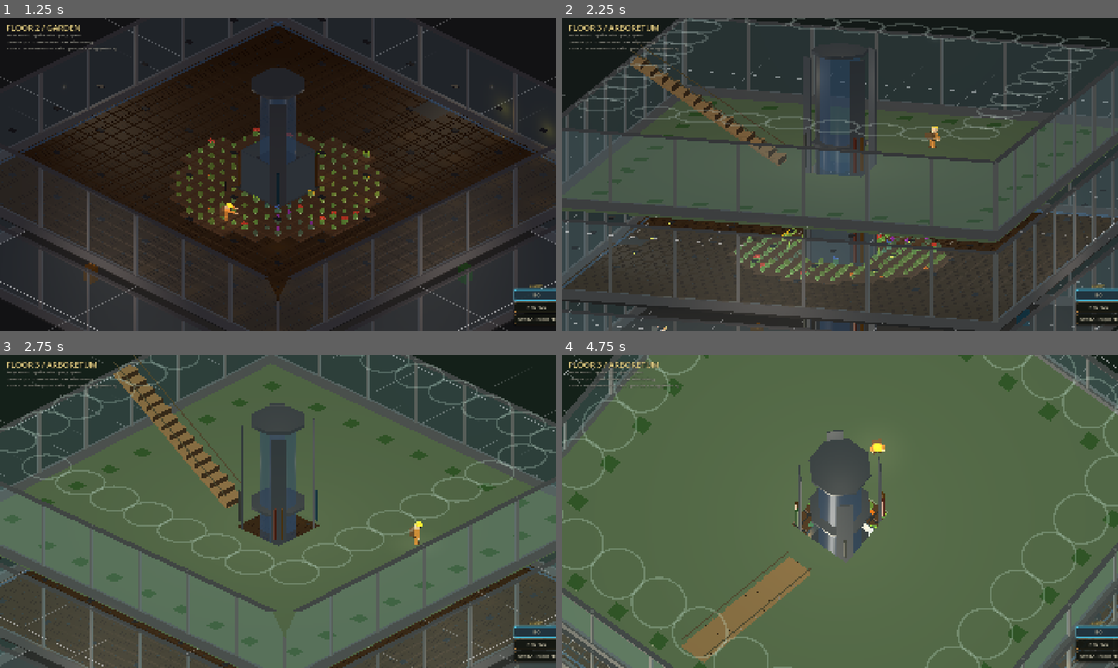
Above: before the commit, frames 1-4 (two rows, left to right).
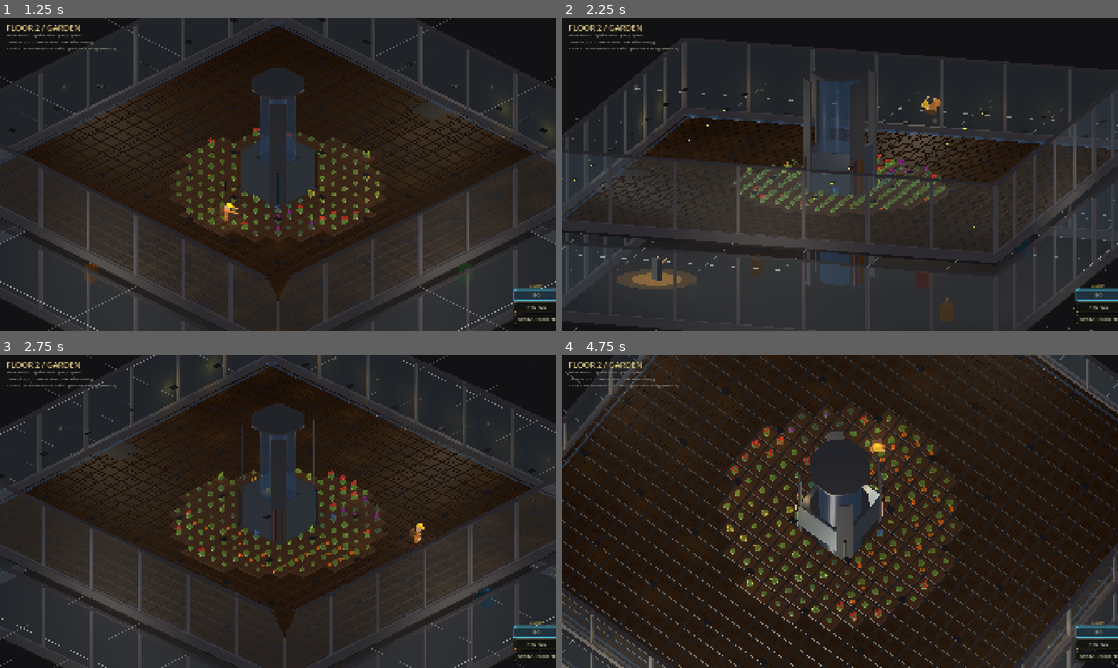
Above: after the commit, the same moments.

Repository: jaredclarkgay/space-tower-iso
Game: Godot game, scene res://scenes/tower/tower.tscn
The game is run twice, just before and just after one commit, with the same random seed, the same clock (stepped at 60 frames per second) and the same inputs.
Inputs (mouse positions are in pixels of both pictures, inside the frame that each line leads up to):
- Up to frame 1 (1.25 s): tap Enter at 0.5 s; move the mouse to (400, 158) at 0.52 s; hold D (move_right) from 0.53 s (still down); hold Space (jump) from 0.53 s (still down); click (400, 158) at 0.67 s
- Up to frame 2 (2.25 s): release D (move_right) at 1.25 s; release Space (jump) at 1.25 s; drag from (728, 190) to (812, 237) at 1.27 s; tap Space (jump) at 2 s; move the mouse to (895, 105) at 2.02 s; hold D (move_right) from 2.03 s (still down); hold Q (camera_rotate_left) from 2.03 s (still down)
- Up to frame 3 (2.75 s): keep holding D (move_right); keep holding Q (camera_rotate_left); tap Space (jump) at 2.3 s
- Up to frame 4 (4.75 s): release D (move_right) at 2.75 s; release Q (camera_rotate_left) at 2.75 s; drag from (812, 574) to (673, 464) at 2.77 s; tap Enter at 3.5 s; move the mouse to (1006, 558) at 3.52 s; hold A (move_left) 3.53-4.25 s; hold Mouse wheel up (camera_zoom_in) 3.53-4.25 s; tap Space (jump) at 3.77, 3.8, 4.07 s; drag from (673, 464) to (756, 433) at 4.27 s

Frame 1 is identical in both runs. In frame 2, 52% of the frame differs, in the area x 0-100%, y 0-100%; in frame 3, 83%; in frame 4, 95%.

Commit message:
fix(tower): jumps clear ceilings unobstructed but never land you above
Per playtest feedback: on regular floors you should jump as high as you
can, pass straight up through where the ceiling is, and fall back to the
SAME floor — not land on the floor above. Floor 3's glass canopy stays
the one solid ceiling you bonk.

Moves the gating from the player's velocity-toggled collision mask
(which re-enabled on descent and caught you on the floor above) to the
slab bodies themselves: the tower switches each regular floor's SlabBody
collision_layer off when it's above your current floor. Because the
current floor only updates while grounded, the floors above stay
pass-through for the whole jump. The Canopy slab is never gated, so it
keeps blocking. Verified with a physics harness (Floor 2 peaks ~9 m, no
bonk, lands on 2; Floor 3 bonks the canopy, lands on 3). Supersedes the
F-021 mechanism; rule + F-023 updated.

Co-Authored-By: Claude Opus 4.8 (1M context) <noreply@anthropic.com>

Diff:
--- a/scenes/floor_2/iso_player.gd
+++ b/scenes/floor_2/iso_player.gd
@@ -506,10 +506,14 @@
 		_flip_pivot.rotation.x = 0.0
 		_flip_airtime_elapsed = 0.0
 
-	# One-way-up: while rising, ignore regular floor slabs (layer 2) so the jump
-	# passes UP through them; the Canopy ceiling (layer 1) still blocks. Falling
-	# re-enables them so we land on every floor from above.
-	set_collision_mask_value(2, velocity.y <= 0.1)
+	# Jumps are unobstructed by ceilings but never land you on the floor above.
+	# The tower (tower_controller.gd) gates each floor's slab collision by the
+	# player's CURRENT floor — floors above are made non-colliding — so a jump
+	# arcs up through where the ceiling is and falls back to the SAME floor.
+	# Vertical travel between floors is stairs + elevator, not jumping. The
+	# Canopy slab (layer 1) stays solid as the one narrative glass ceiling, so
+	# bonking it on Floor 3 still blocks. The player therefore keeps its
+	# slab-collision mask (layer 2) on at all times — see set in _ready().
 	move_and_slide()
 
 	# Visual facing: smoothly rotate visual root toward movement direction.
@@ -864,8 +868,9 @@
 	floor_max_angle = deg_to_rad(50.0)
 	floor_snap_length = 0.6
 	up_direction = Vector3.UP
-	# Collide with regular floor slabs (layer 2) by default; _physics_process
-	# drops this while rising so jumps pass UP through to the floor above.
+	# Collide with regular floor slabs (layer 2) at all times. Jumping up through
+	# a ceiling is handled by the tower toggling the floor-above slab's own
+	# collision off (not the player's mask), so this stays on permanently.
 	set_collision_mask_value(2, true)
 
 
--- a/scenes/tower/tower_controller.gd
+++ b/scenes/tower/tower_controller.gd
@@ -62,7 +62,14 @@
 			continue
 		var base_y: float = float(int(f.level) - 1) * story
 		node.position.y = base_y          # geometry (built local) rides up with the node
-		_floors.append({"node": node, "level": int(f.level), "name": String(f.name), "base_y": base_y})
+		# Regular floors build their slab as a StaticBody3D named "SlabBody"
+		# (FloorChrome.build_slab). We toggle its collision per current floor so
+		# a jump passes UP through the ceiling and falls back to the same floor
+		# (never lands above). The Canopy's slab is "TiledSlabBody" and is NOT
+		# found here, so its collision is left permanently on — the one glass
+		# ceiling you can bonk (3 → 4).
+		var slab: StaticBody3D = _find_slab_body(node)
+		_floors.append({"node": node, "level": int(f.level), "name": String(f.name), "base_y": base_y, "slab": slab})
 	# The tower owns the player spawn (derived from the floor heights), not the
 	# .tscn — keeps it correct if the story height changes.
 	if _player and not _floors.is_empty():
@@ -91,22 +98,32 @@
 	if _player == null or _floors.is_empty():
 		return
 	# Only change floors when GROUNDED — so jumping (or bonking the ceiling)
-	# never reveals the floor above or moves the camera off your floor. You
-	# change floors by landing (walk up the stairs, or jump up through a ring).
+	# never reveals the floor above or moves the camera off your floor. It also
+	# keeps the floor-above slab gating (below) frozen mid-jump, so a jump arcs
+	# up through the ceiling and falls back to the SAME floor. You change floors
+	# by riding the elevator or walking the stairs, never by jumping.
 	var grounded: bool = _player.has_method("is_on_floor") and _player.is_on_floor()
 	if snap or grounded:
 		_current_level = _level_for_y(_player.global_position.y)
 	for f in _floors:
 		var node: Node3D = f.node
 		var at_or_below: bool = (int(f.level) <= _current_level)
+		# Slab collision: solid for your floor + everything below, OFF for floors
+		# above so a jump passes straight up through the ceiling and falls back
+		# to the same floor. Canopy has no "SlabBody" (slab = null) → its glass
+		# ceiling collision is never touched here, so Floor 3 jumps still bonk it.
+		var slab: StaticBody3D = f.get("slab")
+		if slab:
+			slab.collision_layer = 2 if at_or_below else 0
 		if node.has_method("set_structure_visible"):
 			# Glass-ceiling floor (Canopy): walls/elevator gated; the slab is an
 			# invisible glass ceiling from below and a frosted-glass floor when
-			# you stand on it. Its aperture rings stay faintly visible as
-			# jump-through aim targets, and a bonk lights a localized glow.
+			# you stand on it. Its tree-hole aperture rings stay faintly visible
+			# from the floor below, and bonking the glass ceiling (you can't jump
+			# through it — it's the one solid ceiling) lights a localized glow.
 			node.set_structure_visible(at_or_below)
 			node.set_slab_alpha(float(_c.FLOOR_4_SLAB_ON_ALPHA) if at_or_below else 0.0)
-			# Rings (aim targets) only from the floor directly below or on it.
+			# Aperture rings only from the floor directly below or on it.
 			if node.has_method("set_apertures_visible"):
 				node.set_apertures_visible(_current_level >= int(f.level) - 1)
 			if node.has_method("set_ceiling_ping"):
@@ -173,6 +190,19 @@
 	return level
 
 
+# First descendant StaticBody3D named "SlabBody" (FloorChrome.build_slab's
+# slab). Returns null for the Canopy, whose slab is "TiledSlabBody" — that's
+# intentional: the Canopy slab stays permanently solid as the glass ceiling.
+func _find_slab_body(node: Node) -> StaticBody3D:
+	for child in node.get_children():
+		if child is StaticBody3D and child.name == "SlabBody":
+			return child
+		var found: StaticBody3D = _find_slab_body(child)
+		if found != null:
+			return found
+	return null
+
+
 func _base_y_for_level(level: int) -> float:
 	for f in _floors:
 		if int(f.level) == level:
Not shown, changed: agent/rules/godot_one_way_collision_passthrough.md
